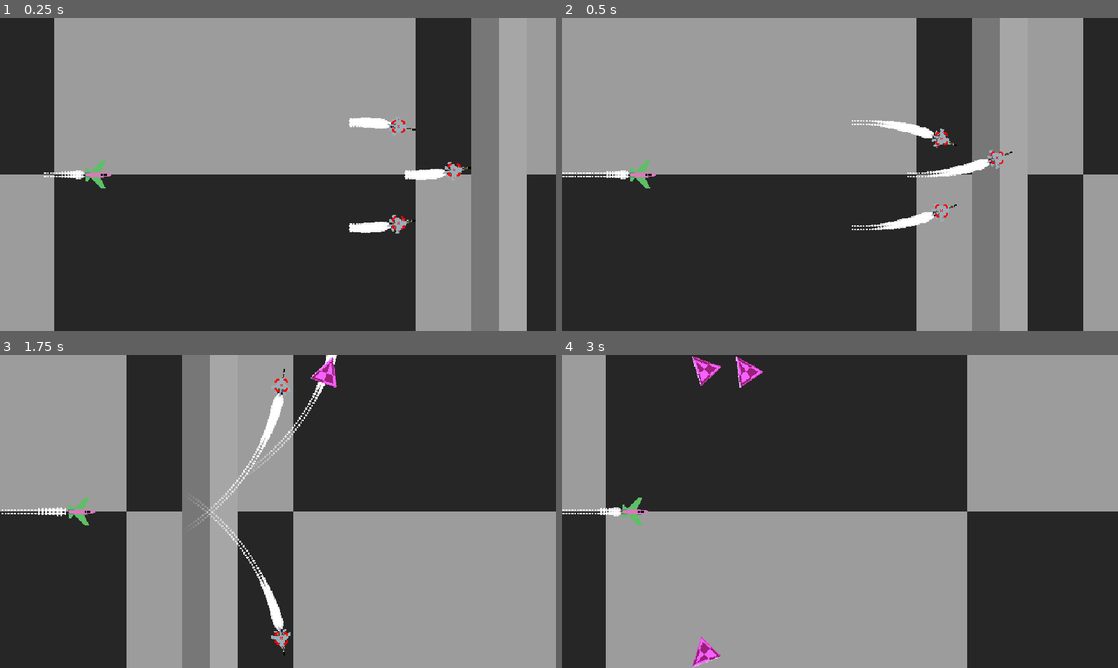
Above: before the commit, frames 1-4 (two rows, left to right).
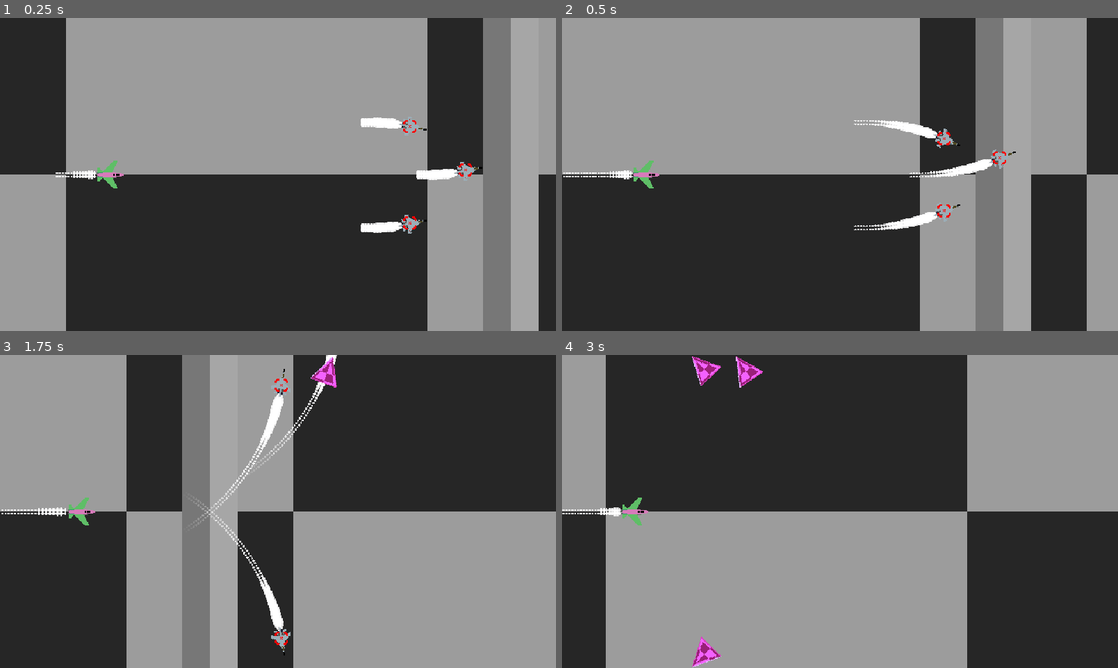
Above: after the commit, the same moments.

Repository: woliveira82/redot-aircraft-prototype
Game: Godot game, scene res://scenes/main.tscn
The game is run twice, just before and just after one commit, with the same random seed, the same clock (stepped at 60 frames per second) and the same inputs.
Inputs (mouse positions are in pixels of both pictures, inside the frame that each line leads up to):
- Up to frame 1 (0.25 s): no input
- Up to frame 2 (0.5 s): no input
- Up to frame 3 (1.75 s): move the mouse to (433, 495) at 0.52 s; hold E (high_g_barrel_right) 0.53-1.28 s; tap Space (shoot_cannon) at 0.6, 1.35 s; click (433, 495) at 0.67 s; move the mouse to (339, 464) at 1.27 s; hold Down (move_down) from 1.28 s (still down); click (339, 464) at 1.42 s
- Up to frame 4 (3 s): move the mouse to (845, 370) at 2.02 s; release Down (move_down) at 2.03 s; hold E (high_g_barrel_right) 2.03-2.78 s; tap Space (shoot_cannon) at 2.1, 2.85 s; click (845, 370) at 2.17 s; move the mouse to (723, 367) at 2.77 s; hold Up (move_up) from 2.78 s (still down); click (723, 367) at 2.92 s

The runs differ from the first frame. In frame 1, 11% of the frame differs, in the area x 7-97%, y 0-100%; in frame 2, 3.6%; in frame 3, less than 0.1%; in frame 4, nothing differs.

Commit message:
fix: missile turn and hit

Diff:
--- a/scenes/components/missiles/missile.gd
+++ b/scenes/components/missiles/missile.gd
@@ -1,15 +1,17 @@
 extends Node2D
+
+@export var _damage := 10
 
 var _speed := 500.0
 var _target: Node2D
-var _turn_angle := 6.0
+var _turn_angle := 2.4
 
+@onready var hurtbox: Area2D = $Hurtbox
 
 func _process(delta: float) -> void:
 	if _target:
-		var angle_diff: float = angle_difference(rotation, _get_angle_to_target())
-		var max_turn_angle: float = clamp(angle_diff, - _turn_angle, _turn_angle)
-		rotation +=  max_turn_angle * delta
+		var angle_diff: float = angle_difference(global_rotation, _get_angle_to_target())
+		rotation +=  _turn_angle * sign(angle_diff) * delta
 
 	position += Vector2.from_angle(rotation) * _speed * delta
 
@@ -26,3 +28,12 @@
 
 func _on_timer_timeout() -> void:
 	queue_free()
+
+
+func _on_hurtbox_area_entered(area: Area2D) -> void:
+	area.hit_damage(_damage)
+	queue_free()
+
+
+func _on_activate_timer_timeout() -> void:
+	hurtbox.monitoring = true
--- a/scenes/components/missiles/missile.tscn
+++ b/scenes/components/missiles/missile.tscn
@@ -29,8 +29,8 @@
 texture = ExtResource("2_3vfpw")
 spread = 3.0
 gravity = Vector2(0, 0)
-initial_velocity_min = 200.0
-initial_velocity_max = 200.0
+initial_velocity_min = 100.0
+initial_velocity_max = 100.0
 scale_amount_curve = SubResource("Curve_62kow")
 color_ramp = SubResource("Gradient_2x0ek")
 
@@ -41,14 +41,21 @@
 [node name="Hurtbox" parent="." instance=ExtResource("4_gpueh")]
 collision_layer = 0
 collision_mask = 6
+monitoring = false
 
 [node name="CollisionShape2D" parent="Hurtbox" index="0"]
 position = Vector2(0, -0.5)
 shape = SubResource("RectangleShape2D_jhaau")
 
-[node name="Timer" type="Timer" parent="."]
+[node name="FuelTimer" type="Timer" parent="."]
 wait_time = 15.0
 
-[connection signal="timeout" from="Timer" to="." method="_on_timer_timeout"]
+[node name="ActivateTimer" type="Timer" parent="."]
+one_shot = true
+autostart = true
+
+[connection signal="area_entered" from="Hurtbox" to="." method="_on_hurtbox_area_entered"]
+[connection signal="timeout" from="FuelTimer" to="." method="_on_timer_timeout"]
+[connection signal="timeout" from="ActivateTimer" to="." method="_on_activate_timer_timeout"]
 
 [editable path="Hurtbox"]
--- a/scenes/main.tscn
+++ b/scenes/main.tscn
@@ -32,7 +32,7 @@
 texture = ExtResource("1_sqpa7")
 
 [node name="Camera2D" type="Camera2D" parent="."]
-position = Vector2(150, 0)
+position = Vector2(100, 0)
 position_smoothing_enabled = true
 rotation_smoothing_speed = 2.0
 
